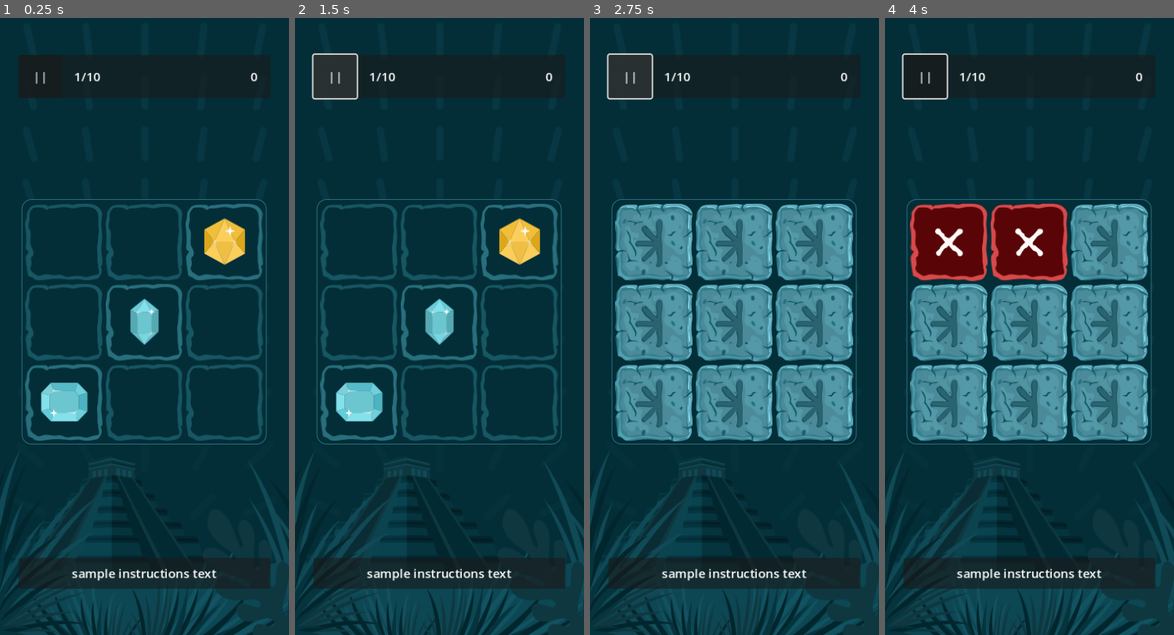
Above: before the commit, frames 1-4 (left to right).
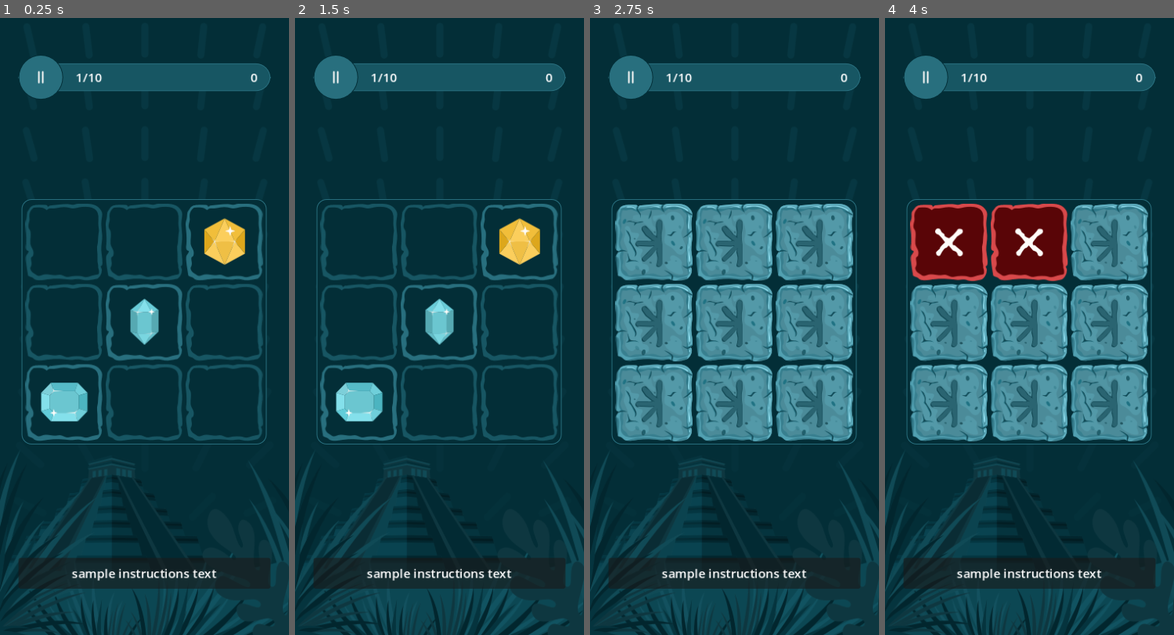
Above: after the commit, the same moments.

Repository: SugarF0x/hidden-gems-gd
Game: Godot game, scene res://hidden_gems_scene.tscn
Two runs of this game, one before a commit and one after it. Both use one fixed random seed, a clock stepped at 60 frames per second and the inputs below.
Inputs (mouse positions are in pixels of both pictures, inside the frame that each line leads up to):
- Up to frame 1 (0.25 s): no input
- Up to frame 2 (1.5 s): click (335, 73) at 0.5 s, where only the run before the commit has a clickable "||"; click (335, 79) at 1.27 s
- Up to frame 3 (2.75 s): click (630, 73) at 2 s, where only the run before the commit has a clickable "||"
- Up to frame 4 (4 s): click (948, 240) at 2.77 s; click (1029, 240) at 3.52 s

The runs differ from the first frame. In frame 1, 4.4% of the frame differs, in the area x 6-94%, y 5-14%; in frame 2, 4.5%, in the area x 5-94%, y 5-14%; in frame 3, 4.5%; in frame 4, 4.5%.

Commit message:
add hud panel styles

Diff:
--- /dev/null
+++ b/assets/pause.svg
@@ -0,0 +1,4 @@
+<svg width="24" height="24" viewBox="0 0 24 24" fill="none" xmlns="http://www.w3.org/2000/svg">
+<path d="M14.5 19L14.5 5" stroke="#FEFCF9" stroke-width="2" stroke-linecap="round" stroke-linejoin="round"/>
+<path d="M9.5 19L9.5 5" stroke="#FEFCF9" stroke-width="2" stroke-linecap="round" stroke-linejoin="round"/>
+</svg>
--- a/hud.gd
+++ b/hud.gd
@@ -1,12 +1,11 @@
 @tool
 extends PanelContainer
 
-@onready var round_label: Label = $HBoxContainer/MarginContainer/RoundLabel
-@onready var score_label: Label = $HBoxContainer/MarginContainer/ScoreLabel
+@onready var round_label: Label = %RoundLabel
+@onready var score_label: Label = %ScoreLabel
 
 @export var current_round: int = 1:
 	set(value):
-		print('Setting big time! %s %s' % [str(current_round), str(value)])
 		current_round = value
 		update_round_label()
 
@@ -32,3 +31,6 @@
 func update_score_label():
 	if not score_label: return
 	if score_label.text != str(score): score_label.text = str(score)
+
+signal pause_pressed
+func on_pause_pressed(): pause_pressed.emit()
--- a/hud.tscn
+++ b/hud.tscn
@@ -1,22 +1,63 @@
-[gd_scene load_steps=2 format=3 uid="uid://c1d48fc3udopa"]
+[gd_scene load_steps=6 format=3 uid="uid://c1d48fc3udopa"]
 
 [ext_resource type="Script" path="res://hud.gd" id="1_o4mxl"]
+[ext_resource type="Texture2D" uid="uid://bikwsvw6868hg" path="res://assets/pause.svg" id="2_lqx1x"]
+
+[sub_resource type="StyleBoxEmpty" id="StyleBoxEmpty_plhih"]
+
+[sub_resource type="StyleBoxFlat" id="StyleBoxFlat_hs5tk"]
+bg_color = Color(0.0901961, 0.337255, 0.388235, 1)
+border_width_left = 1
+border_width_top = 1
+border_width_right = 1
+border_width_bottom = 1
+border_color = Color(0.156863, 0.435294, 0.494118, 1)
+corner_radius_top_left = 30
+corner_radius_top_right = 30
+corner_radius_bottom_right = 30
+corner_radius_bottom_left = 30
+
+[sub_resource type="StyleBoxFlat" id="StyleBoxFlat_7tkpw"]
+bg_color = Color(0.156863, 0.435294, 0.494118, 1)
+border_width_left = 1
+border_width_top = 1
+border_width_right = 1
+border_width_bottom = 1
+border_color = Color(0.0117647, 0.180392, 0.215686, 1)
+corner_radius_top_left = 28
+corner_radius_top_right = 28
+corner_radius_bottom_right = 28
+corner_radius_bottom_left = 28
 
 [node name="Hud" type="PanelContainer"]
 anchors_preset = 10
 anchor_right = 1.0
-offset_bottom = 56.0
+offset_bottom = 58.0
 grow_horizontal = 2
+size_flags_horizontal = 3
+size_flags_vertical = 3
+theme_override_styles/panel = SubResource("StyleBoxEmpty_plhih")
 script = ExtResource("1_o4mxl")
+
+[node name="Panel" type="Panel" parent="."]
+custom_minimum_size = Vector2(0, 36)
+layout_mode = 2
+size_flags_vertical = 4
+theme_override_styles/panel = SubResource("StyleBoxFlat_hs5tk")
 
 [node name="HBoxContainer" type="HBoxContainer" parent="."]
 layout_mode = 2
 theme_override_constants/separation = 0
 
-[node name="Button" type="Button" parent="HBoxContainer"]
+[node name="PanelContainer" type="PanelContainer" parent="HBoxContainer"]
+layout_mode = 2
+theme_override_styles/panel = SubResource("StyleBoxFlat_7tkpw")
+
+[node name="TextureButton" type="TextureButton" parent="HBoxContainer/PanelContainer"]
 custom_minimum_size = Vector2(56, 56)
 layout_mode = 2
-text = "||"
+texture_normal = ExtResource("2_lqx1x")
+stretch_mode = 3
 
 [node name="MarginContainer" type="MarginContainer" parent="HBoxContainer"]
 layout_mode = 2
@@ -25,10 +66,14 @@
 theme_override_constants/margin_right = 16
 
 [node name="RoundLabel" type="Label" parent="HBoxContainer/MarginContainer"]
+unique_name_in_owner = true
 layout_mode = 2
 text = "1/10"
 
 [node name="ScoreLabel" type="Label" parent="HBoxContainer/MarginContainer"]
+unique_name_in_owner = true
 layout_mode = 2
 size_flags_horizontal = 8
 text = "0"
+
+[connection signal="pressed" from="HBoxContainer/PanelContainer/TextureButton" to="." method="on_pause_pressed"]
Not shown, added: assets/pause.svg.import
